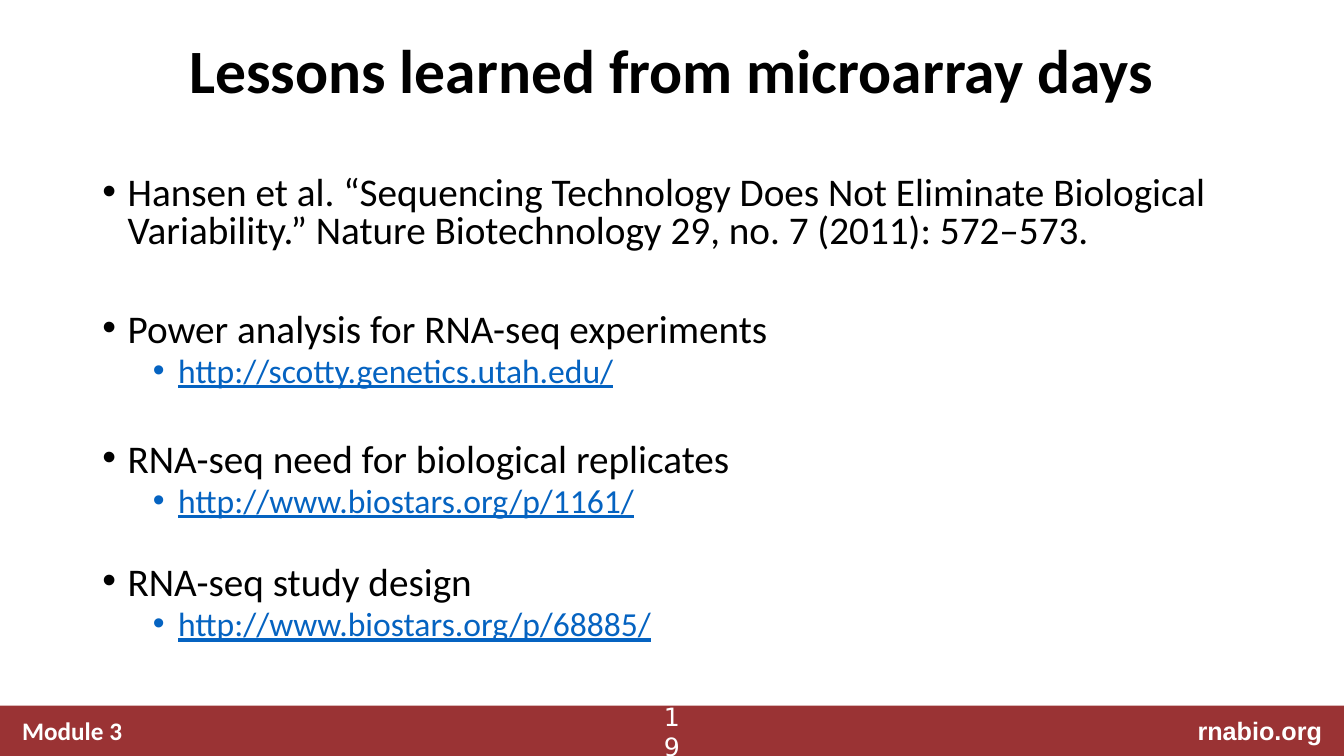
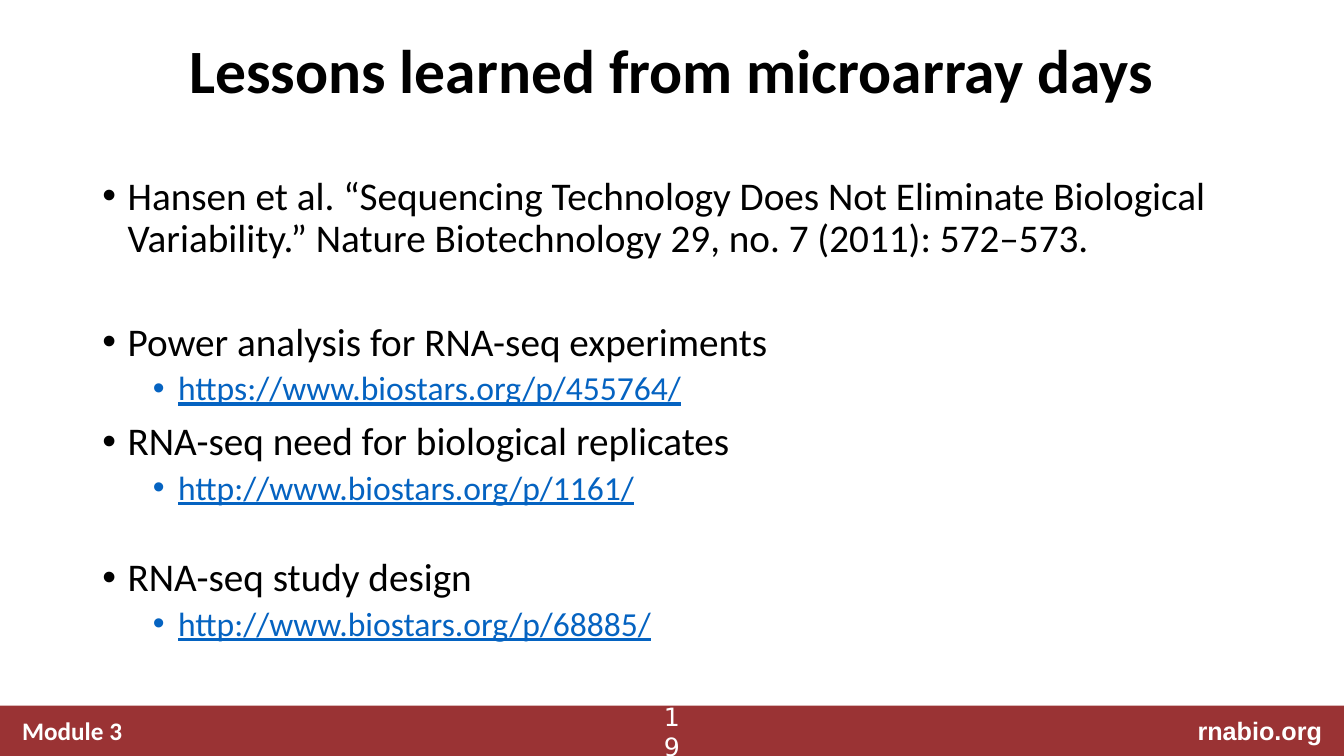
Before and after one commit to griffithlab/rnabio.org, a slide deck: slide 19 of assets/lectures/cshl/2025/full/RNASeq_Module3_AbundanceEstimation_DifferentialExpression.pptx. Drawn at 1344x756 pixels with LibreOffice and Linux fonts; fonts in the diff are those of the drawing. Boxes give left, top, right and bottom in pixels: in the first picture for what was removed or moved away, otherwise in the second. Text is boxed around its words. In the diff, an @@ line names an element or a change of style, - is before the commit and + after.

Commit message:
minor updates to lectures

```diff
--- a/assets/lectures/cshl/2025/full/RNASeq_Module3_AbundanceEstimation_DifferentialExpression.pptx
+++ b/assets/lectures/cshl/2025/full/RNASeq_Module3_AbundanceEstimation_DifferentialExpression.pptx
@@ text at (128,182,1205,642): line spacing 0.8 to 0.9 @@
@@ text at (178,376,681,406): text changed @@
-  • http://scotty.genetics.utah.edu/
+  • https://www.biostars.org/p/455764/
```
Also in this commit, not shown: 2 other slides changed, 2 other files.
